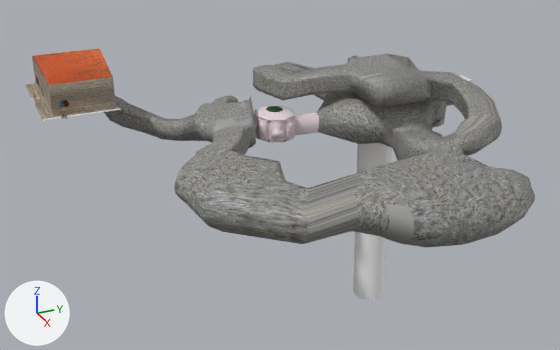
The FBX model Assets/Personalized/Maps/FirstFloor.fbx, before and after one commit.
The view is the same before and after, from a 50 mm lens placed at (0.818, -0.218, 0.278), pointed at (0.101, 0.104, -0.08). The axes (+X, +Y, +Z) are drawn at lower left. The lights are the same throughout. Where no turn or scale is listed for an object, it has been applied to the vertices. Vertices at the same position are counted once.

Names of what the first picture shows: 'Manor'.
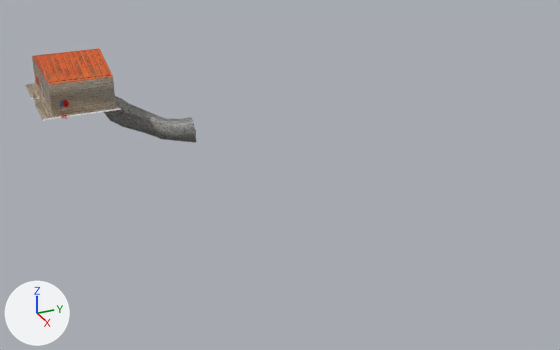
Boxes [x1, y1, x2, y2] around the edits, measured in the pictures (560 x 350 px):
'Manor', reshaped (66% narrower, 62% shorter): before [26, 48, 535, 301]; after [26, 48, 196, 143]
part 1 of me_manor, cut back: before [174, 54, 535, 300]; after [178, 117, 196, 143]
part 2 of me_manor, surface changed: [33, 48, 113, 97] in both
part 3 of me_manor, recoloured: [36, 76, 69, 119] in both

The change, as a list of edits to the scene's bpy script:
```text
Change me_manor:
    used by ob_manor; location = (0.0, 0.0, 0.0)
    remove me_manor.from_pydata(...)  # 11424 vertices, 13518 faces; spans x -0.102..0.339, y -0.132..0.35, z -0.269..0.047
    remove me_manor.materials.append(mat_library_top__cthulhu_sign_jpg)  # picture img_cthulhu_sign_jpg
    add me_manor.from_pydata(...)  # 2695 vertices, 2965 faces; spans x -0.102..0.051, y -0.132..0.032, z -0.048..0.047
    me_manor part 1: 4680 vertices removed from x -0.037..0.339, y -0.034..0.35, z -0.269..0.036; 7 vertices added at x 0.03..0.051, y 0.024..0.032, z -0.047..-0.023
    me_manor part 2: 42 kept faces spanning x -0.096..0.021, y -0.121..-0.054, z -0.004..0.047 get new texture (UV) coordinates
    me_manor part 3: 2042 faces spanning x -0.077..0.031, y -0.122..-0.102, z -0.005..0.013 switch from mat_temple_wood (brown #692700) to mat_mansion_roof (red #e71100)
    remove me_manor.materials.append(mat_mansion_wood)  # white #e7d6dc
    remove me_manor.materials.append(mat_mansion_wood__brickoldrounded0077_2_s_jpg)  # picture img_brickoldrounded0077_2_s_jpg
    remove me_manor.materials.append(mat_templebrick__brickoldrounded0077_2_s_jpg)  # picture img_brickoldrounded0077_2_s_jpg
    remove me_manor.materials.append(mat_temple_stone)  # grey #999999
    remove me_manor.materials.append(mat_temple_stone__brickoldrounded0077_2_s_jpg)  # picture img_brickoldrounded0077_2_s_jpg
    remove me_manor.materials.append(mat_temple_stone__cave_rocks)  # picture img_rock_jpg
```
